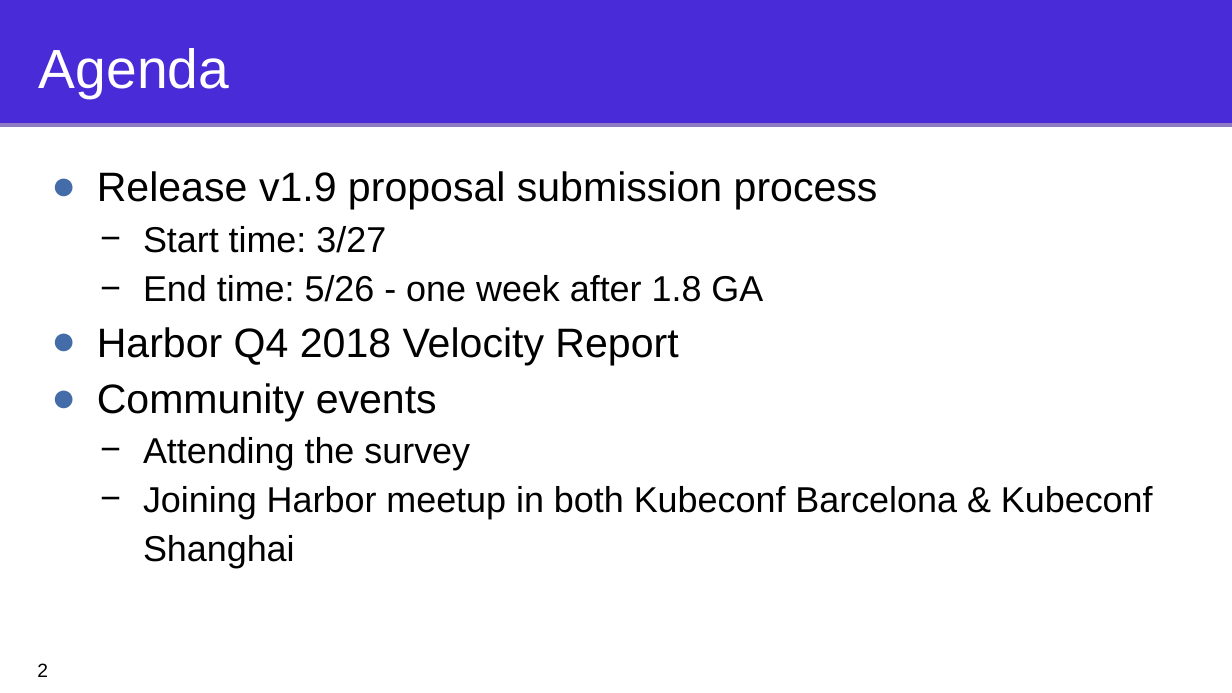
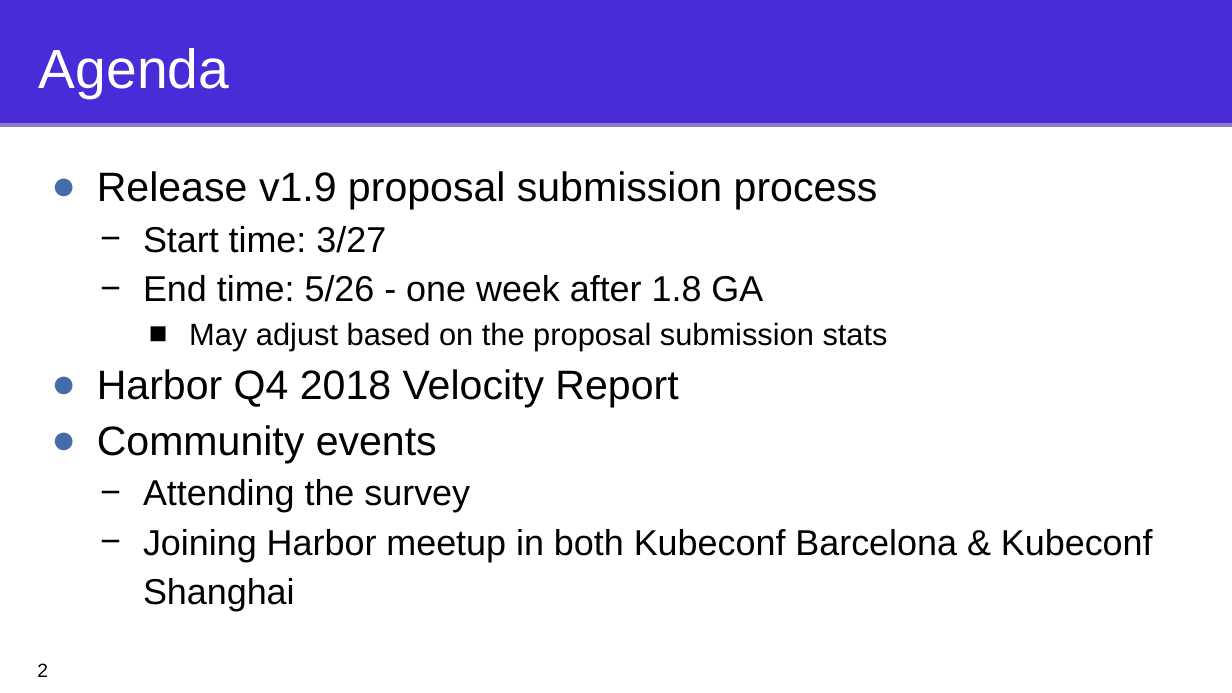
Before and after one commit to goharbor/community, a slide deck: slide 2 of conf-calls/2019-03-27/community_call_2019-03-27.pptx. Drawn at 1232x693 pixels with LibreOffice and Linux fonts; fonts in the diff are those of the drawing. Boxes give left, top, right and bottom in pixels: in the first picture for what was removed or moved away, otherwise in the second. Text is boxed around its words. In the diff, an @@ line names an element or a change of style, - is before the commit and + after.

```diff
--- a/conf-calls/2019-03-27/community_call_2019-03-27.pptx
+++ b/conf-calls/2019-03-27/community_call_2019-03-27.pptx
@@ text at (x1=189, y1=322, x2=888, y2=351): paragraph added @@
+    ■ May adjust based on the proposal submission stats
```
Also in this commit, not shown: 2 other slides changed.
